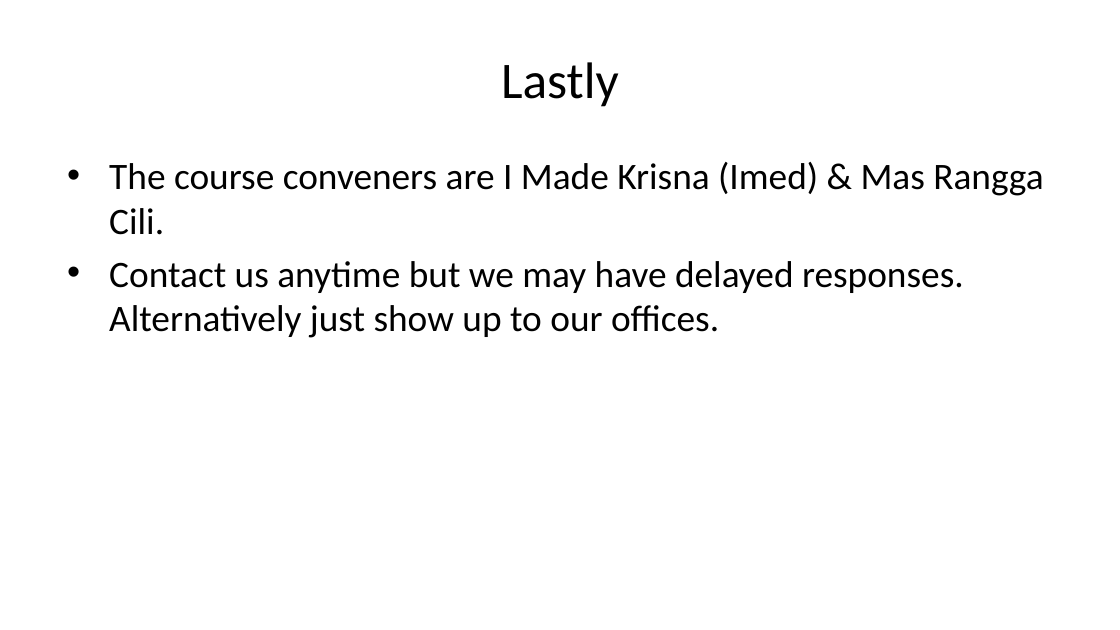
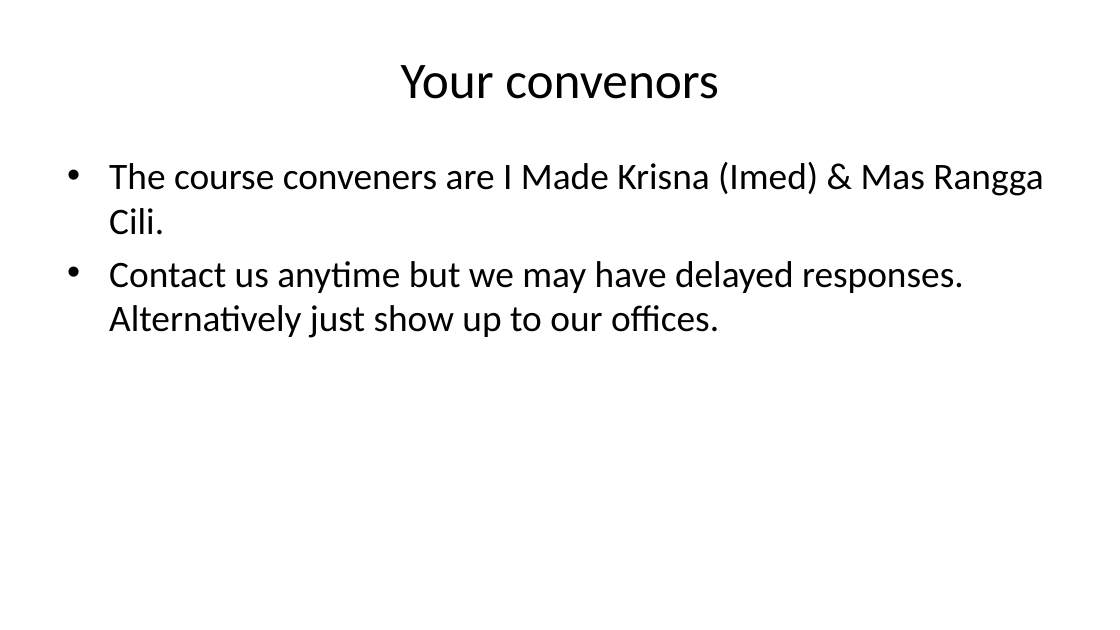
Before and after one commit to imedkrisna/krisna, a slide deck: slide 4 of static/ekon/week1/index.pptx (slide 14 before the commit). Drawn at 1120x630 pixels with LibreOffice and Linux fonts; fonts in the diff are those of the drawing. Boxes give left, top, right and bottom in pixels: in the first picture for what was removed or moved away, otherwise in the second. Text is boxed around its words. In the diff, an @@ line names an element or a change of style, - is before the commit and + after.

```diff
--- a/static/ekon/week1/index.pptx
+++ b/static/ekon/week1/index.pptx
@@ title at <box>401,65,719,99</box>: text changed @@
-Lastly
+Your convenors
```
Also in this commit, not shown: 3 other slides changed, 1 other file.
